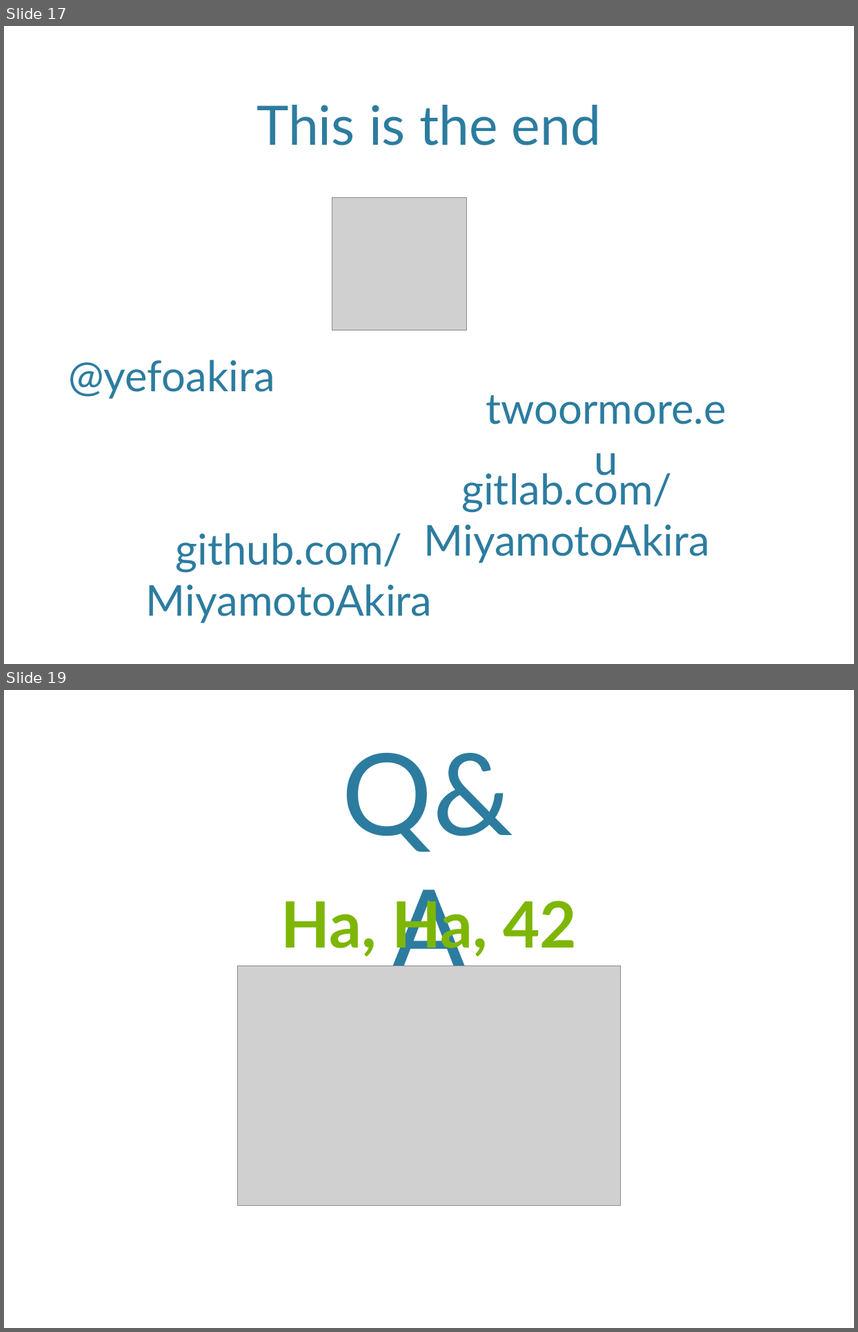
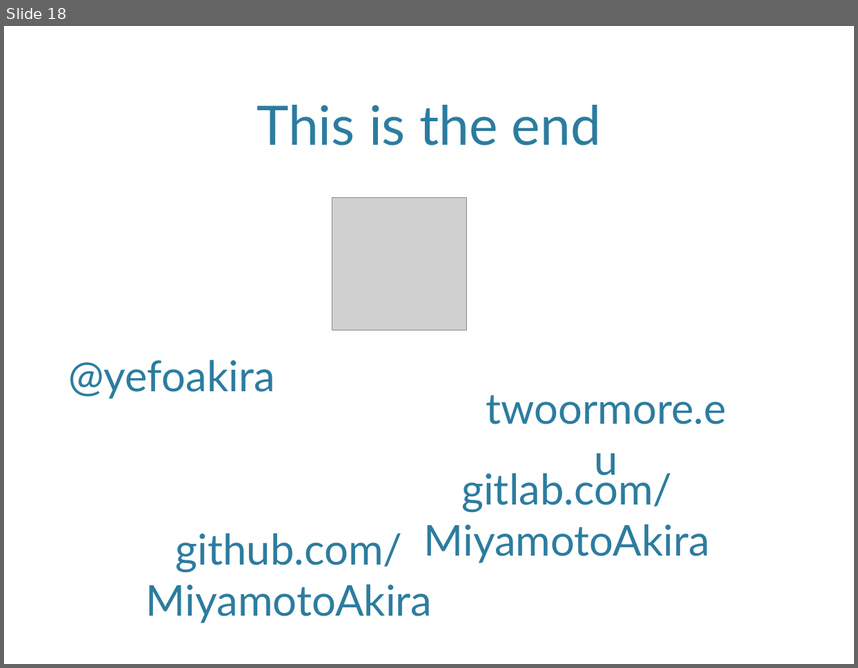
Before and after one commit to MiyamotoAkira/FeaturesVsLayers, a slide deck: FeaturesVsLayers.pptx. Shown one above the other, each under a label of ours: slides 17 and 19 before the commit, slide 18 after it; the slides between them are not shown. The pictures are 858x1332 and 858x668 pixels, drawn with LibreOffice and Linux fonts; fonts in the diff are those of the drawing; grey boxes stand for pictures; background and template pictures are left out. Boxes give left, top, right and bottom in pixels: in the first picture for what was removed or moved away, otherwise in the second. Text is boxed around its words. In the diff, an @@ line names an element or a change of style, - is before the commit and + after.

```diff
--- a/FeaturesVsLayers.pptx
+++ b/FeaturesVsLayers.pptx
@@ slide 19 removed at <box>4,690,854,1328</box>, background picture (left out) @@
@@ text removed at <box>342,753,513,966</box> @@
-Q&A
@@ text removed at <box>281,893,577,960</box> @@
-Ha, Ha, 42
@@ picture removed at <box>238,966,620,1206</box> @@
@@ what was slide 17 is now slide 18 @@
```
Also in this commit, not shown: 5 slides changed, 2 slides added, 2 other slides removed.
